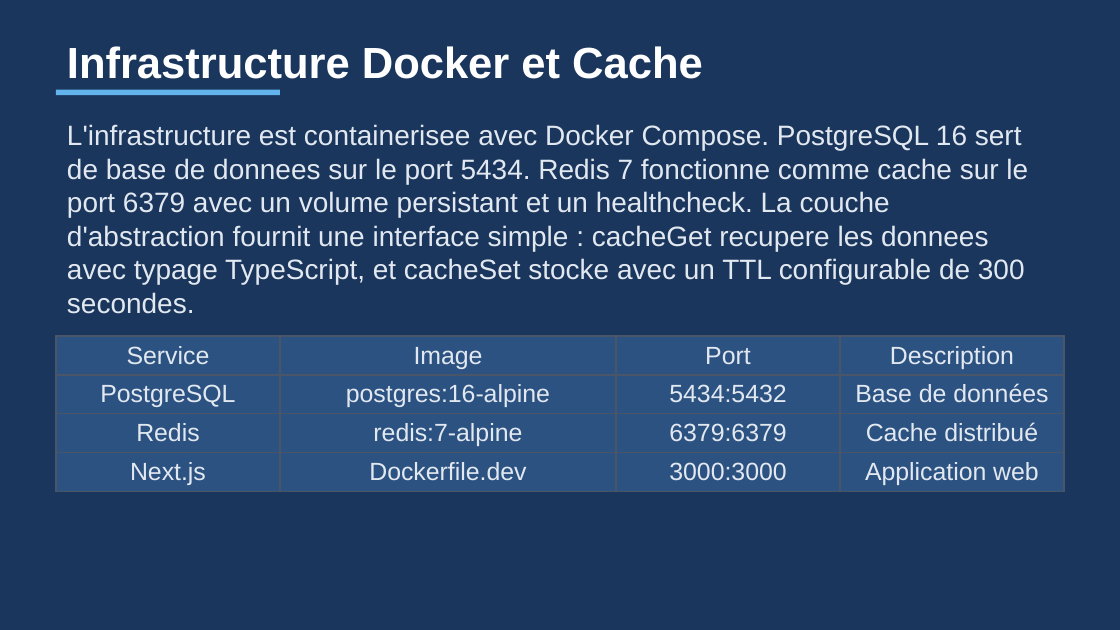
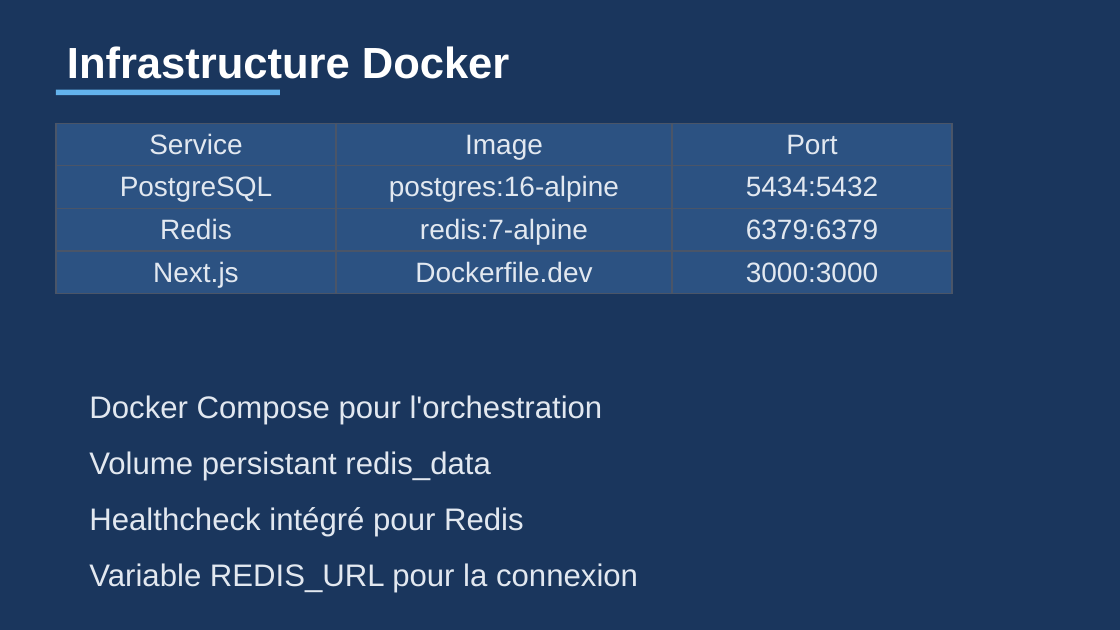
Before and after one commit to Zeinot/marketplace-saas, a slide deck: slide 4 of output/Presentation_Cache_Redis.pptx. Drawn at 1120x630 pixels with LibreOffice and Linux fonts; fonts in the diff are those of the drawing. Boxes give left, top, right and bottom in pixels: in the first picture for what was removed or moved away, otherwise in the second. Text is boxed around its words. In the diff, an @@ line names an element or a change of style, - is before the commit and + after.

```diff
--- a/output/Presentation_Cache_Redis.pptx
+++ b/output/Presentation_Cache_Redis.pptx
@@ text at (x1=67, y1=46, x2=510, y2=79): text changed @@
-Infrastructure Docker et Cache
+Infrastructure Docker
@@ table at (x1=56, y1=123, x2=952, y2=291) @@
-column 4: Description | Base de données | Cache distribué | Application web
@@ table resized from (x1=56, y1=336, x2=1064, y2=489) to (x1=56, y1=123, x2=952, y2=291) @@
@@ text removed at (x1=67, y1=124, x2=1028, y2=314) @@
-L'infrastructure est containerisee avec Docker Compose. PostgreSQL 16 sert de base de donnees sur le port 5434. Redis 7 fonctionne comme cache sur le port 6379 avec un volume persistant et un healthcheck. La couche d'abstraction fournit une interface simple : cacheGet recupere les donnees avec typage TypeScript, et cacheSet stocke avec un TTL configurable de 300 secondes.
@@ text added at (x1=89, y1=395, x2=603, y2=424), 20 pt, text #E2E8F0 @@
+Docker Compose pour l'orchestration
@@ text added at (x1=89, y1=451, x2=490, y2=480), 20 pt, text #E2E8F0 @@
+Volume persistant redis_data
@@ text added at (x1=89, y1=507, x2=524, y2=536), 20 pt, text #E2E8F0 @@
+Healthcheck intégré pour Redis
@@ text added at (x1=89, y1=563, x2=638, y2=592), 20 pt, text #E2E8F0 @@
+Variable REDIS_URL pour la connexion
```
Also in this commit, not shown: 3 other slides changed, 6 slides added, 6 slides removed, 11 other files.
